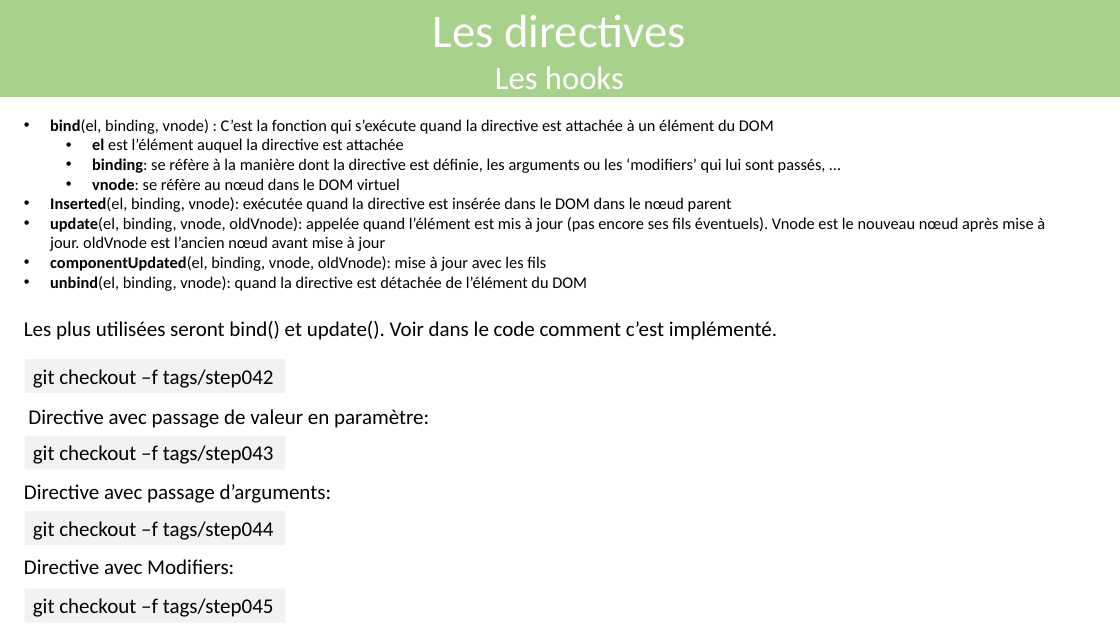
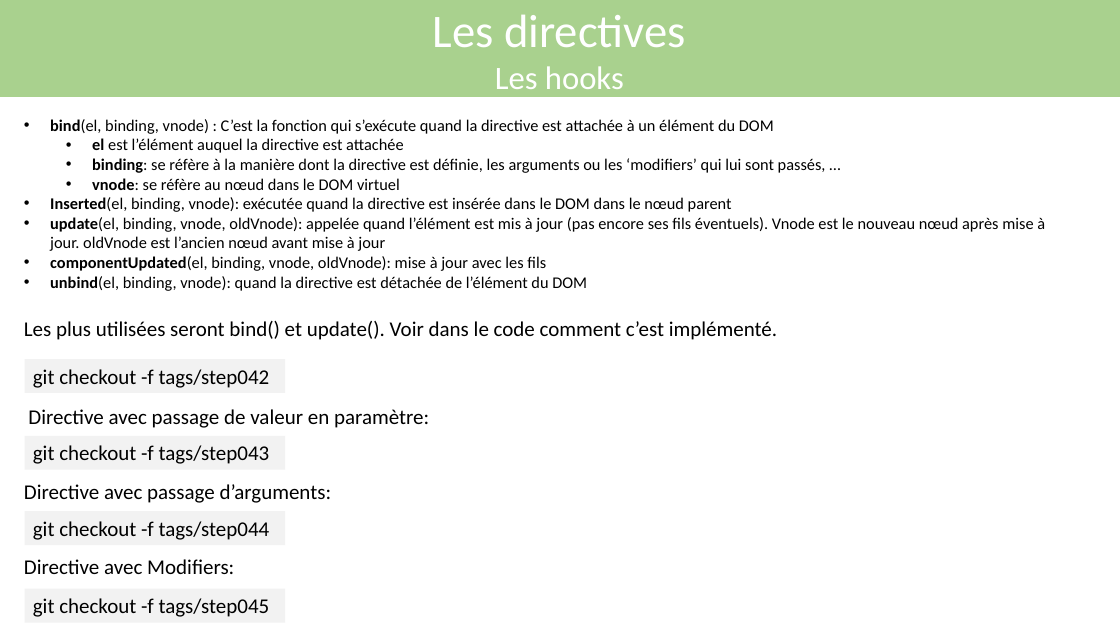
Before and after one commit to asebban/training-vuejs, a slide deck: slide 103 of Support Formation VueJS.pptx. Drawn at 1120x630 pixels with LibreOffice and Linux fonts; fonts in the diff are those of the drawing. Boxes give left, top, right and bottom in pixels: in the first picture for what was removed or moved away, otherwise in the second. Text is boxed around its words. In the diff, an @@ line names an element or a change of style, - is before the commit and + after.

```diff
--- a/Support Formation VueJS.pptx
+++ b/Support Formation VueJS.pptx
@@ text in rectangle at box(33, 369, 270, 388): text changed @@
-git checkout –f tags/step042
+git checkout -f tags/step042
@@ text in rectangle at box(33, 445, 270, 464): text changed @@
-git checkout –f tags/step043
+git checkout -f tags/step043
@@ text in rectangle at box(33, 521, 270, 540): text changed @@
-git checkout –f tags/step044
+git checkout -f tags/step044
@@ text in rectangle at box(33, 598, 270, 617): text changed @@
-git checkout –f tags/step045
+git checkout -f tags/step045
```
Also in this commit, not shown: 80 other slides changed.
